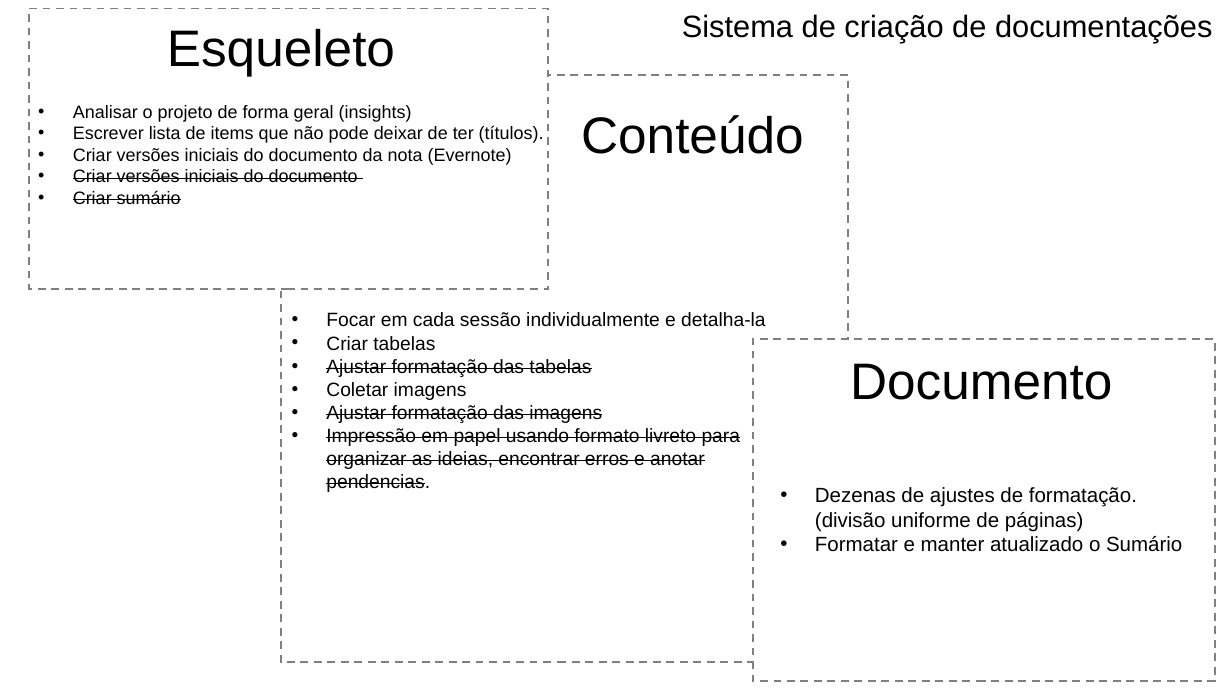
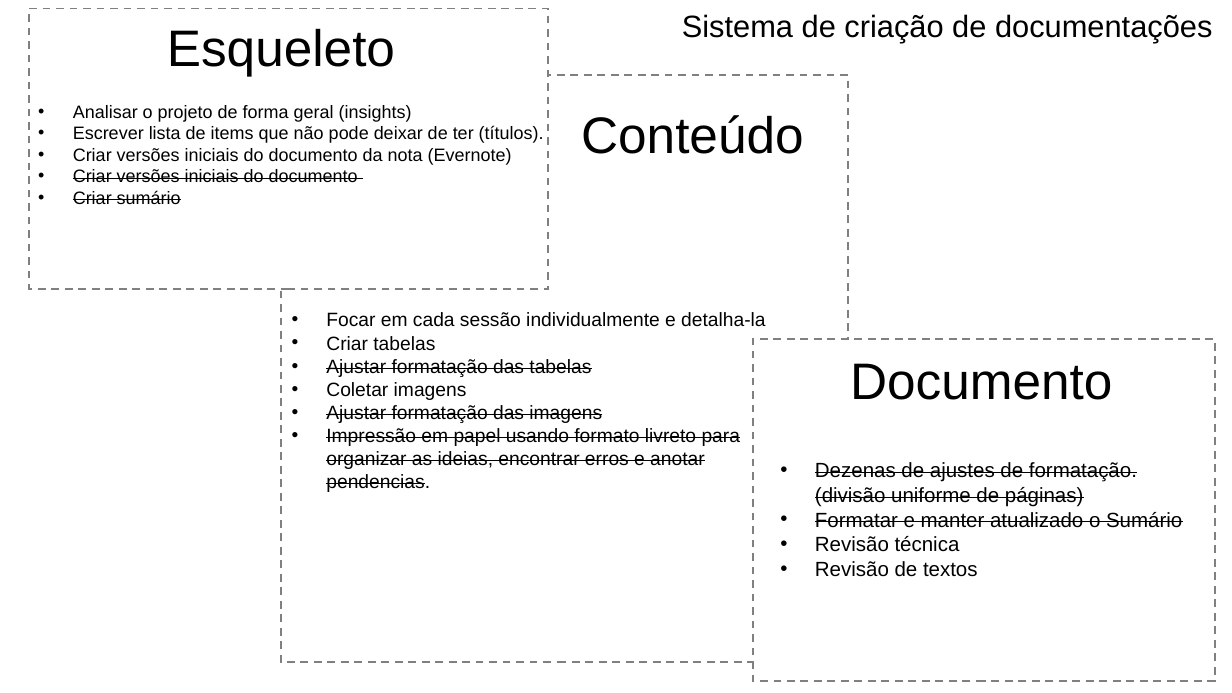
Before and after one commit to audaz/doc-generator, a slide deck: slide 1 of docs/Conceitos.pptx. Drawn at 1232x693 pixels with LibreOffice and Linux fonts; fonts in the diff are those of the drawing. Boxes give left, top, right and bottom in pixels: in the first picture for what was removed or moved away, otherwise in the second. Text is boxed around its words. In the diff, an @@ line names an element or a change of style, - is before the commit and + after.

Commit message:
ajustes

```diff
--- a/docs/Conceitos.pptx
+++ b/docs/Conceitos.pptx
@@ text at <box>815,462,1182,528</box>: strikethrough on in "Dezenas de ajustes de formatação. (divisão uniforme ...", "Formatar e manter atualizado o Sumário" @@
@@ text at <box>815,536,978,577</box>: paragraphs added @@
+• Revisão técnica
+• Revisão de textos
```
Also in this commit, not shown: 1 other slide changed, 24 other files.
